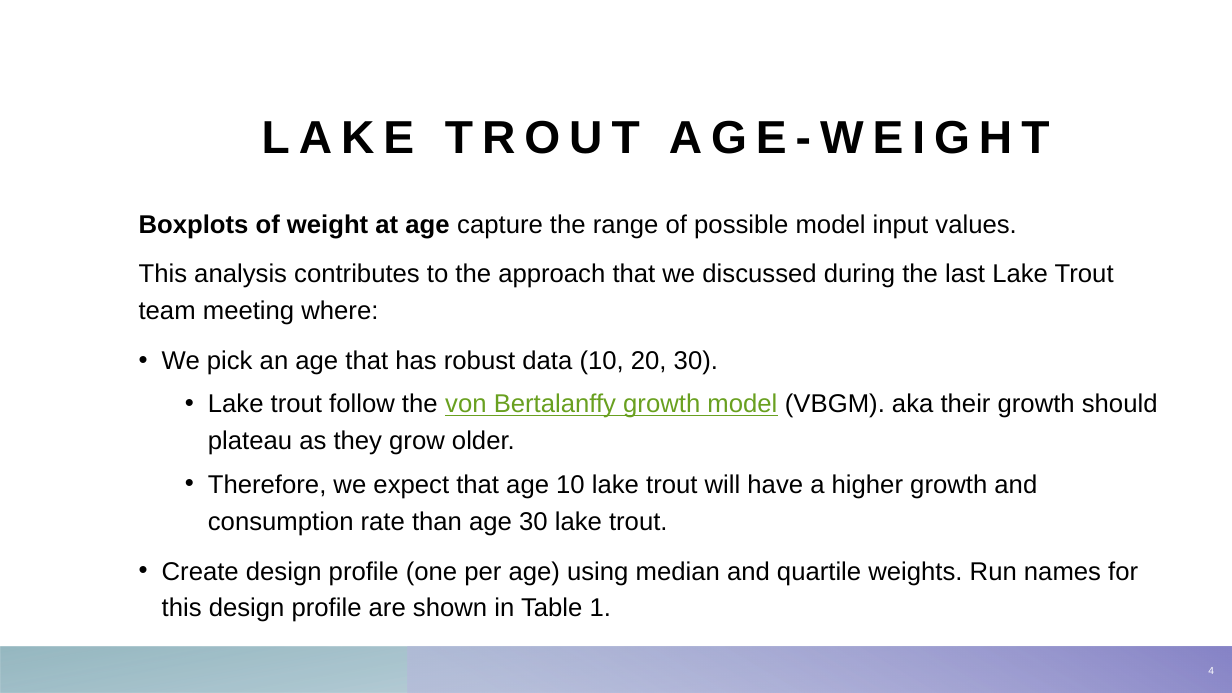
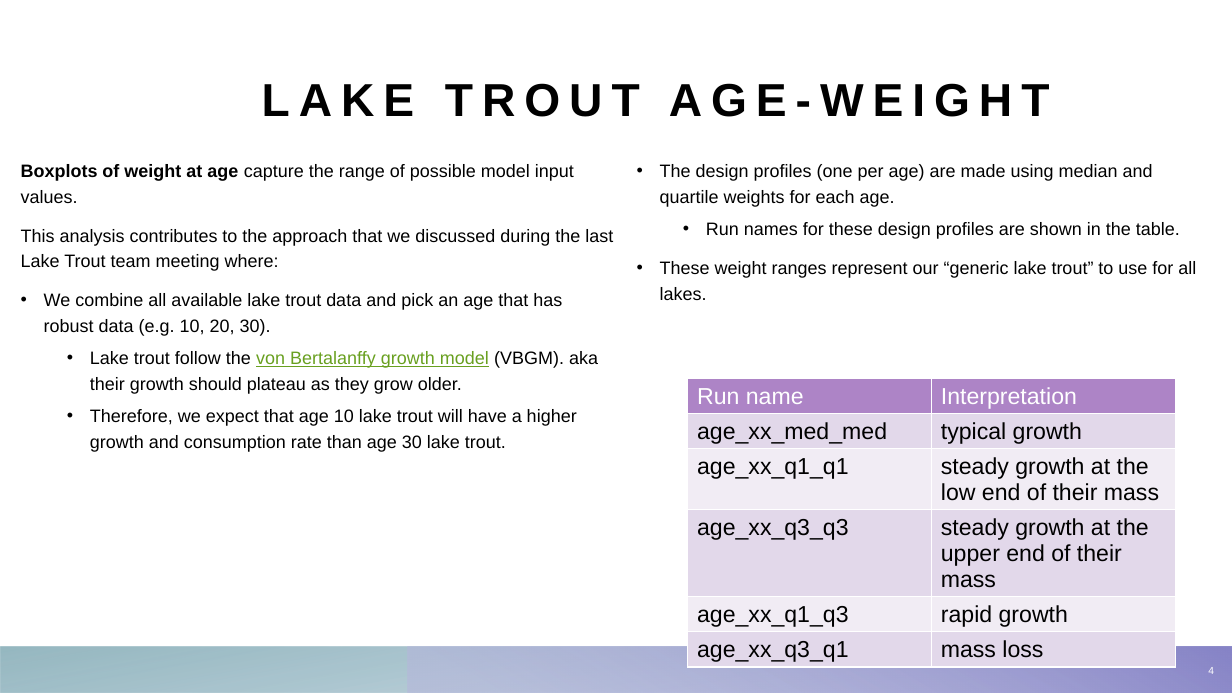
Before and after one commit to StefTasayco/Lake-Trout-AK, a slide deck: slide 4 of Age-weight.pptx. Drawn at 1232x693 pixels with LibreOffice and Linux fonts; fonts in the diff are those of the drawing. Boxes give left, top, right and bottom in pixels: in the first picture for what was removed or moved away, otherwise in the second. Text is boxed around its words. In the diff, an @@ line names an element or a change of style, - is before the commit and + after.

```diff
--- a/Age-weight.pptx
+++ b/Age-weight.pptx
@@ title "LAKE TROUT AGE-WEIGHT": place and size @@
-title "LAKE TROUT AGE-WEIGHT" at (262, 120, 1050, 154)
+title "LAKE TROUT AGE-WEIGHT" at (262, 83, 1050, 117)
@@ text "Boxplots of weight at age ...": place and size @@
-text "Boxplots of weight at age ..." at (139, 214, 1158, 617)
+text "Boxplots of weight at age ..." at (21, 164, 613, 452)
@@ text at (21, 164, 613, 452): size 20 to 14 pt in "Boxplots of weight at age capture the ...", "This analysis contributes to the approach that ...", "Lake trout follow the von Bertalanffy growth ...", "Therefore, we expect that age 10 lake ..." @@
@@ text added at (660, 164, 1196, 300), 14 pt, text #000000 @@
+• The design profiles (one per age) are made using median and quartile weights for each age.
+  • Run names for these design profiles are shown in the table.
+• These weight ranges represent our “generic lake trout” to use for all lakes.
@@ text at (44, 293, 562, 336): text changed; size 20 to 14 pt @@
-• We pick an age that has robust data (10, 20, 30).
+• We combine all available lake trout data and pick an age that has robust data (e.g. 10, 20, 30).
@@ table added at (688, 379, 1176, 666), 6 rows, 2 columns @@
+Run name | Interpretation
+age_xx_med_med | typical growth
+age_xx_q1_q1 | steady growth at the low end of their mass
+age_xx_q3_q3 | steady growth at the upper end of their mass
+age_xx_q1_q3 | rapid growth
+age_xx_q3_q1 | mass loss
@@ text at (162, 561, 1138, 617): paragraph removed @@
-• Create design profile (one per age) using median and quartile weights. Run names for this design profile are shown in Table 1.
```
Also in this commit, not shown: 2 other slides changed, 3 slides added, 1 slide removed, 21 other files.
